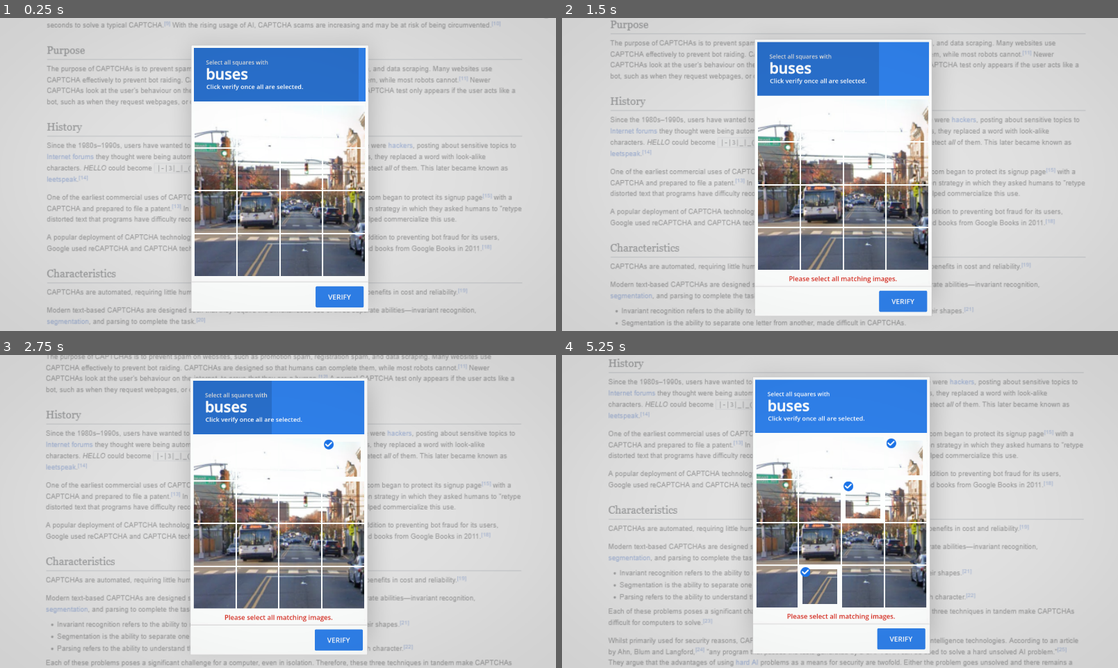
Above: before the commit, frames 1-4 (two rows, left to right).
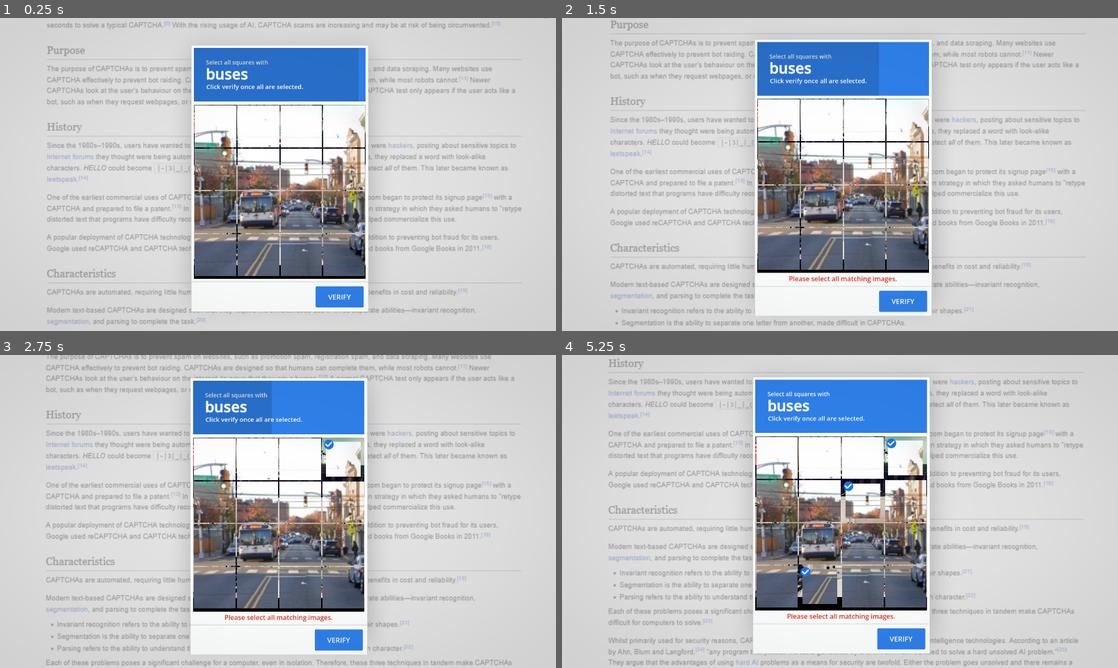
Above: after the commit, the same moments.

Repository: NonsenseNH/CaptchaWare
Game: Godot game, scene res://scenes/test_microgame.tscn
Same seed, same stepped clock (60 frames per second), same inputs: the game is played once before the commit and once after it. This scene is started directly instead of the project's main scene. Sound files missing from this copy of the repository are replaced by a short silence.
Inputs (mouse positions are in pixels of both pictures, inside the frame that each line leads up to):
- Up to frame 1 (0.25 s): no input
- Up to frame 2 (1.5 s): tap Enter (ui_accept) at 0.5, 0.77 s; move the mouse to (962, 158) at 0.52 s; press the mouse at (962, 158) at 0.53 s; hold D (right) 0.53-1.25 s; release the mouse at (962, 158) at 1.25 s; drag from (728, 190) to (812, 237) at 1.27 s
- Up to frame 3 (2.75 s): move the mouse to (333, 442) at 2.02 s; press the mouse at (333, 442) at 2.03 s; hold A (left) from 2.03 s (still down)
- Up to frame 4 (5.25 s): release A (left) at 2.75 s; release the mouse at (895, 442) at 2.75 s; drag from (812, 574) to (673, 464) at 2.77 s; move the mouse to (1006, 558) at 3.52 s; press the mouse at (1006, 558) at 3.53 s; hold D (right) 3.53-4.25 s; tap Enter (ui_accept) at 3.77 s; release the mouse at (1006, 558) at 4.25 s; drag from (673, 464) to (756, 433) at 4.27 s; move the mouse to (867, 511) at 5.02 s; press the mouse at (867, 511) at 5.03 s; hold D (right) from 5.03 s (still down)

The runs differ from the first frame. In frame 1, 1.3% of the frame differs, in the area x 34-66%, y 27-84%; in frame 2, 1.4%; in frame 3, 1.7%; in frame 4, 2.3%, in the area x 34-66%, y 26-82%.

Commit message:
reset song

Diff:
--- a/scenes/Main.tscn
+++ b/scenes/Main.tscn
@@ -2038,7 +2038,7 @@
 tracks/19/interp = 1
 tracks/19/loop_wrap = true
 tracks/19/keys = {
-"times": PackedFloat32Array(0),
+"times": PackedFloat32Array(0.033333335),
 "transitions": PackedFloat32Array(1),
 "update": 1,
 "values": [true]
--- a/scenes/test_microgame.tscn
+++ b/scenes/test_microgame.tscn
@@ -524,7 +524,6 @@
 mouse_filter = 2
 
 [node name="nuke" type="Control" parent="MicrogameGameplay/window/captcha_window/curGame" unique_id=1353829288]
-visible = false
 layout_mode = 1
 anchors_preset = 15
 anchor_right = 1.0
--- a/scripts/gameplay.gd
+++ b/scripts/gameplay.gd
@@ -322,8 +322,8 @@
 func freeze_timer() -> void:
 	timer.paused = true
 
-func music_handler(intermission : bool = false, has_failed : bool = false) -> void:
-	if !music.playing:
+func music_handler(intermission : bool = false, has_failed : bool = false, reset_music : = false) -> void:
+	if !music.playing || reset_music:
 		music.play()
 
 	if intermission:
@@ -350,7 +350,7 @@
 		musicState = "Captchaware Game"
 
 func end_intro_sequence() -> void:
-	music_handler(false, false)
+	music_handler(false, false, true)
 
 	captcha_transition.set("parameters/conditions/intro", false)
 
